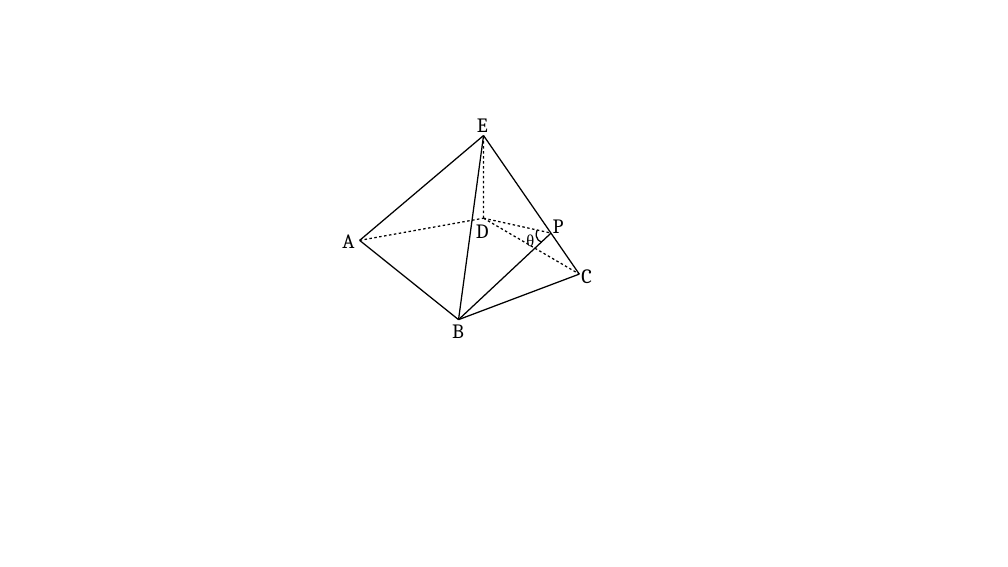
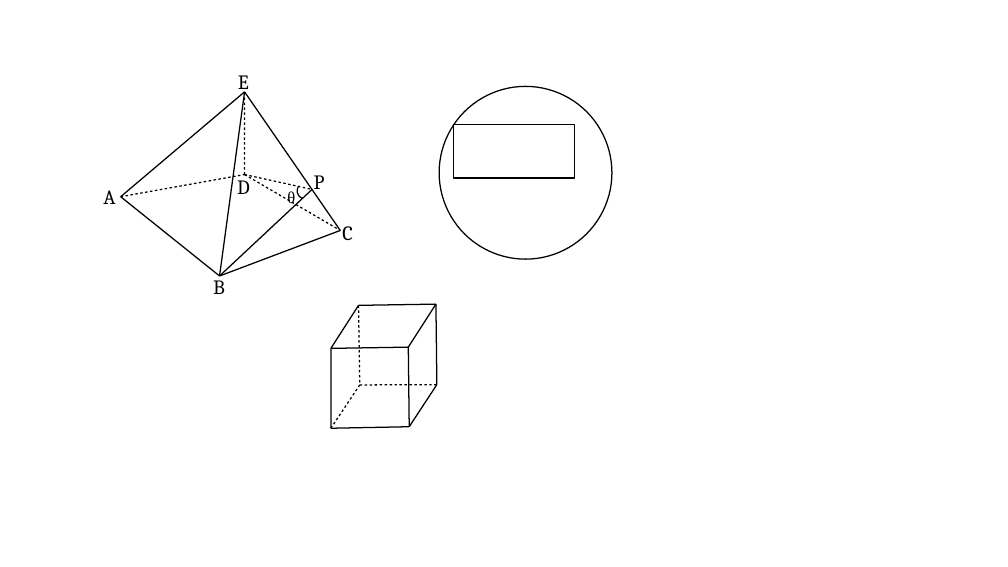
Before and after one commit to zz-zye/suneng, a slide deck: slide 4 of 1994/1994.odp. Drawn at 1008x567 pixels with LibreOffice and Linux fonts; fonts in the diff are those of the drawing. Boxes give left, top, right and bottom in pixels: in the first picture for what was removed or moved away, otherwise in the second. Text is boxed around its words. In the diff, an @@ line names an element or a change of style, - is before the commit and + after.

```diff
--- a/1994/1994.odp
+++ b/1994/1994.odp
@@ ellipse added at (439,86,612,259), outline #000000 0.99 pt @@
@@ line added from (121, 197) to (244, 91), #000000 0.99 pt @@
@@ rectangle added at (454,124,575,178), outline #000000 0.99 pt @@
@@ line added from (121, 197) to (244, 175), #000000 0.99 pt @@
@@ line moved from (359, 241) - (484, 135) to (244, 175) - (340, 231) @@
@@ line moved from (484, 219) - (580, 274) to (121, 197) - (220, 276) @@
@@ 7 texts, 5 lines, 1 freeform shape: place and size @@
-7 texts, 5 lines, 1 freeform shape at (342,118,592,338)
+7 texts, 5 lines, 1 freeform shape at (103,75,353,294)
@@ line moved from (359, 241) - (484, 219) to (220, 276) - (340, 231) @@
@@ line added from (359, 306) to (331, 349), #000000 0.99 pt @@
@@ line moved from (359, 241) - (458, 320) to (436, 305) - (359, 306) @@
@@ line added from (359, 306) to (359, 385), #000000 0.99 pt @@
@@ line moved from (458, 320) - (580, 274) to (436, 305) - (409, 348) @@
@@ line added from (437, 385) to (436, 305), #000000 0.99 pt @@
@@ line added from (331, 428) to (331, 349), #000000 0.99 pt @@
@@ line added from (409, 348) to (331, 349), #000000 0.99 pt @@
@@ line added from (410, 427) to (409, 347), #000000 0.99 pt @@
@@ line added from (359, 385) to (331, 428), #000000 0.99 pt @@
@@ line added from (359, 385) to (437, 385), #000000 0.99 pt @@
@@ line added from (410, 427) to (437, 385), #000000 0.99 pt @@
@@ line added from (410, 427) to (331, 428), #000000 0.99 pt @@
```
Also in this commit, not shown: 3 other slides changed, 1 slide added, 1 slide removed, 17 other files.
